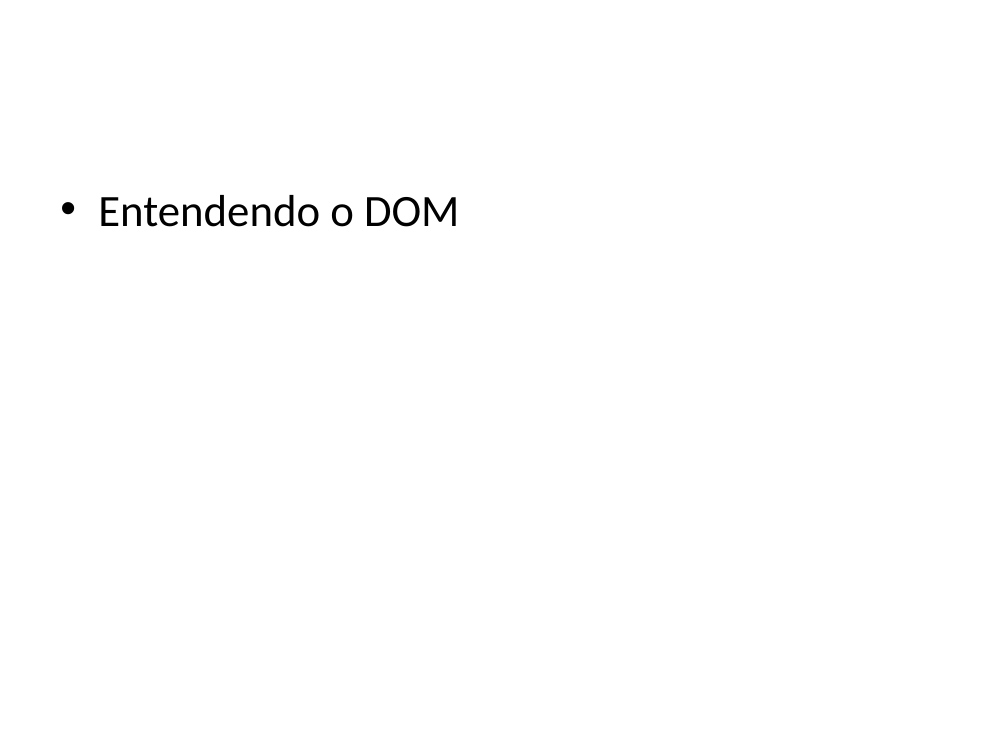
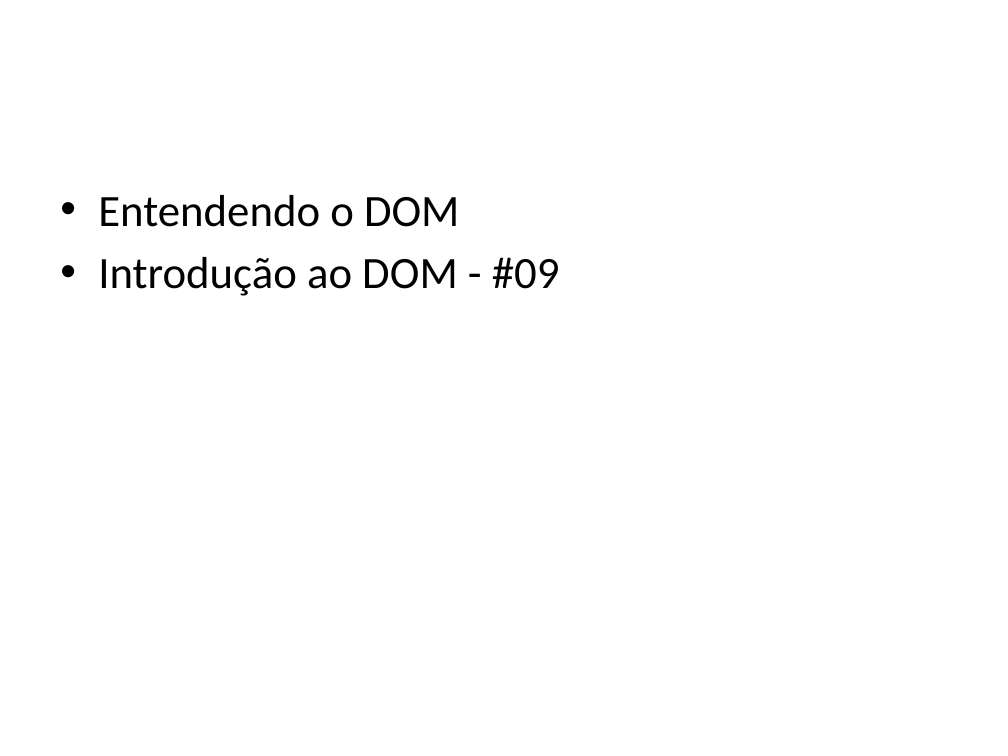
Before and after one commit to Wellingtongu/Cursos-AVD, a slide deck: slide 4 of Documentacao/Documentacao-curso-Javascript.pptx. Drawn at 1008x756 pixels with LibreOffice and Linux fonts; fonts in the diff are those of the drawing; background and template pictures are left out. Boxes give left, top, right and bottom in pixels: in the first picture for what was removed or moved away, otherwise in the second. Text is boxed around its words. In the diff, an @@ line names an element or a change of style, - is before the commit and + after.

```diff
--- a/Documentacao/Documentacao-curso-Javascript.pptx
+++ b/Documentacao/Documentacao-curso-Javascript.pptx
@@ text at [98, 257, 560, 296]: paragraph added @@
+• Introdução ao DOM - #09
```
Also in this commit, not shown: 4 other files.
